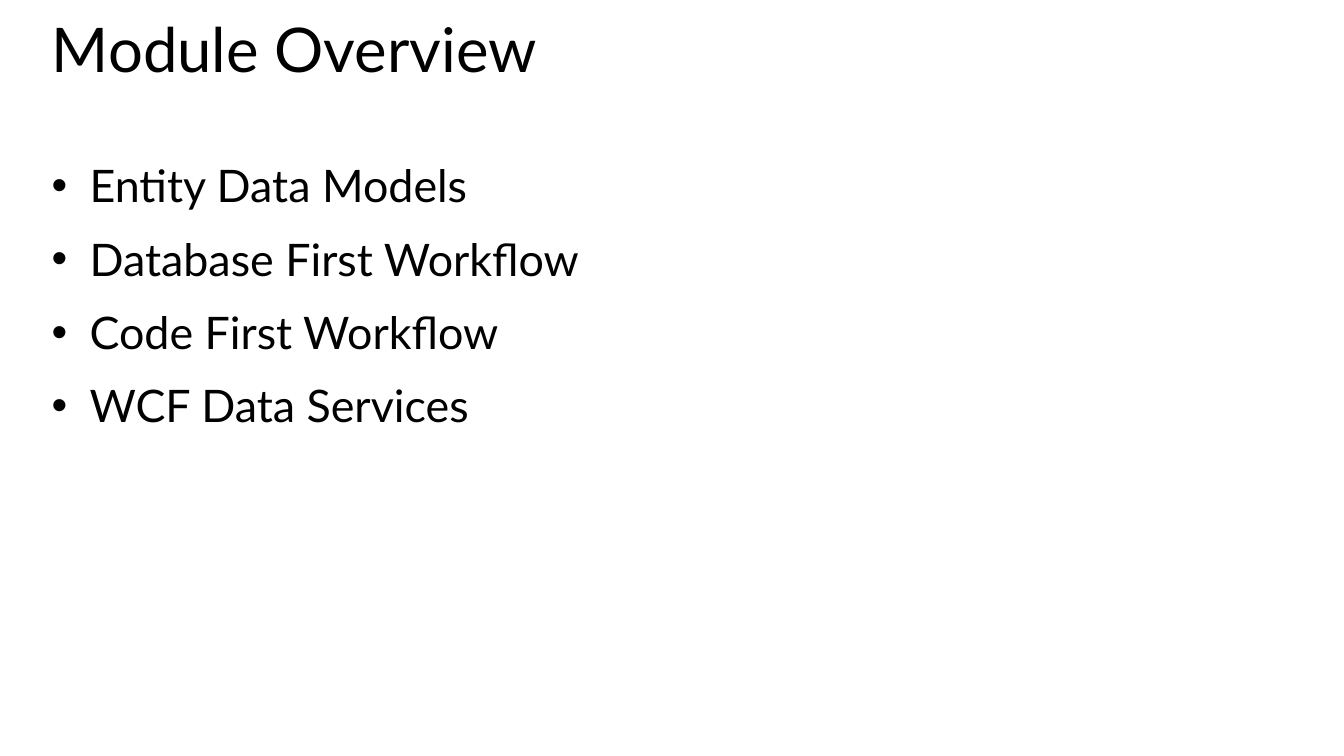
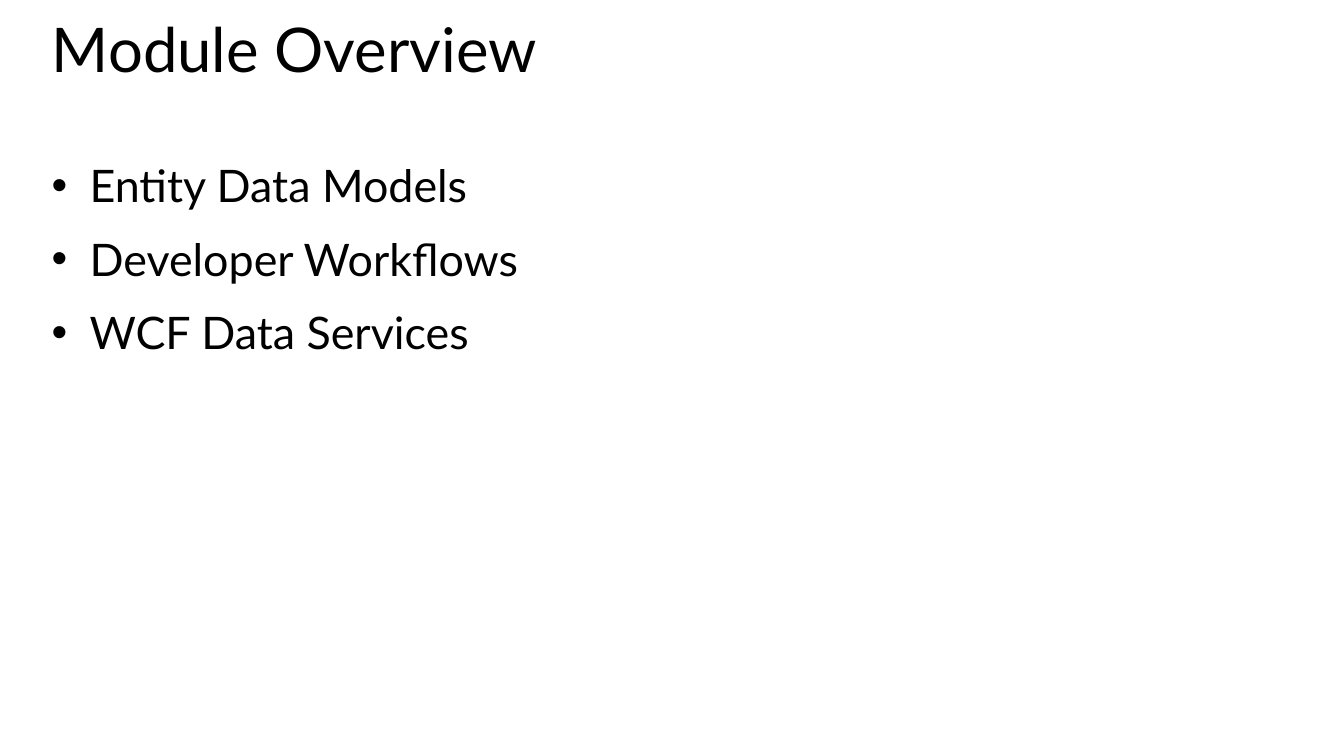
Before and after one commit to BretStateham/MVAWebServicesAndAzure, a slide deck: slide 2 of 05-EntityFramework/05-EntityFramework.pptx. Drawn at 1344x756 pixels with LibreOffice and Linux fonts; fonts in the diff are those of the drawing. Boxes give left, top, right and bottom in pixels: in the first picture for what was removed or moved away, otherwise in the second. Text is boxed around its words. In the diff, an @@ line names an element or a change of style, - is before the commit and + after.

```diff
--- a/05-EntityFramework/05-EntityFramework.pptx
+++ b/05-EntityFramework/05-EntityFramework.pptx
@@ text at [90,243,518,284]: text changed @@
-• Database First Workflow
-• Code First Workflow
+• Developer Workflows
```
Also in this commit, not shown: 3 other slides changed, 5 slides added, 2 slides removed.
